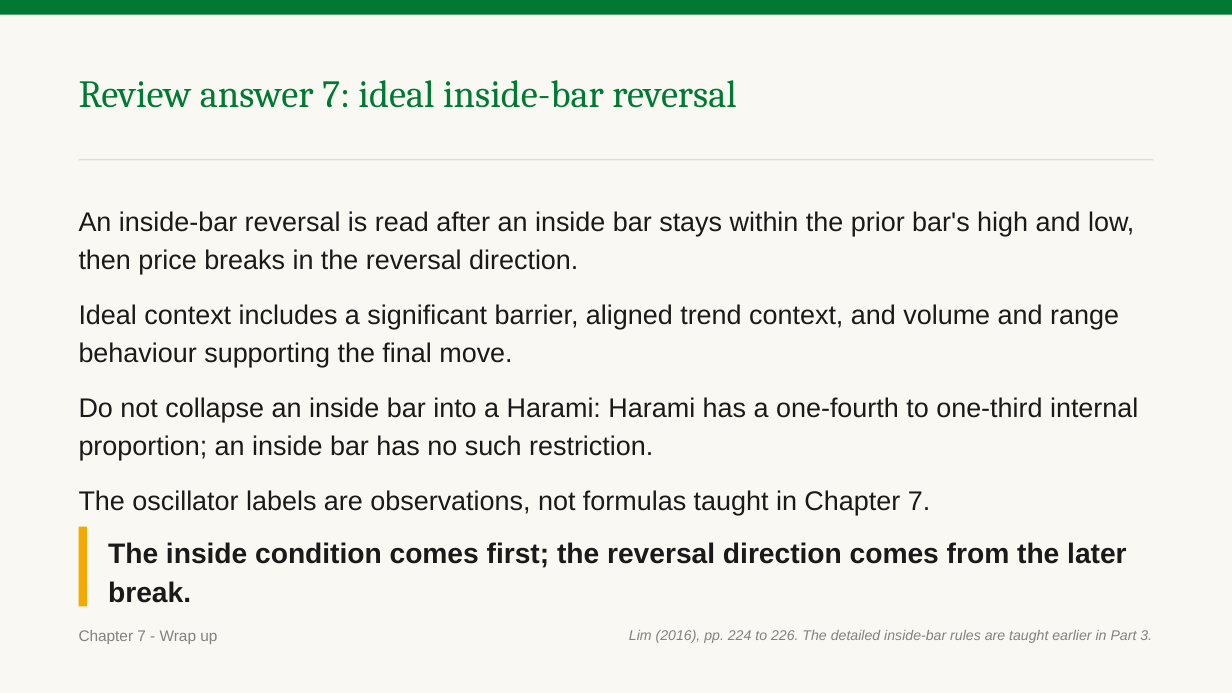
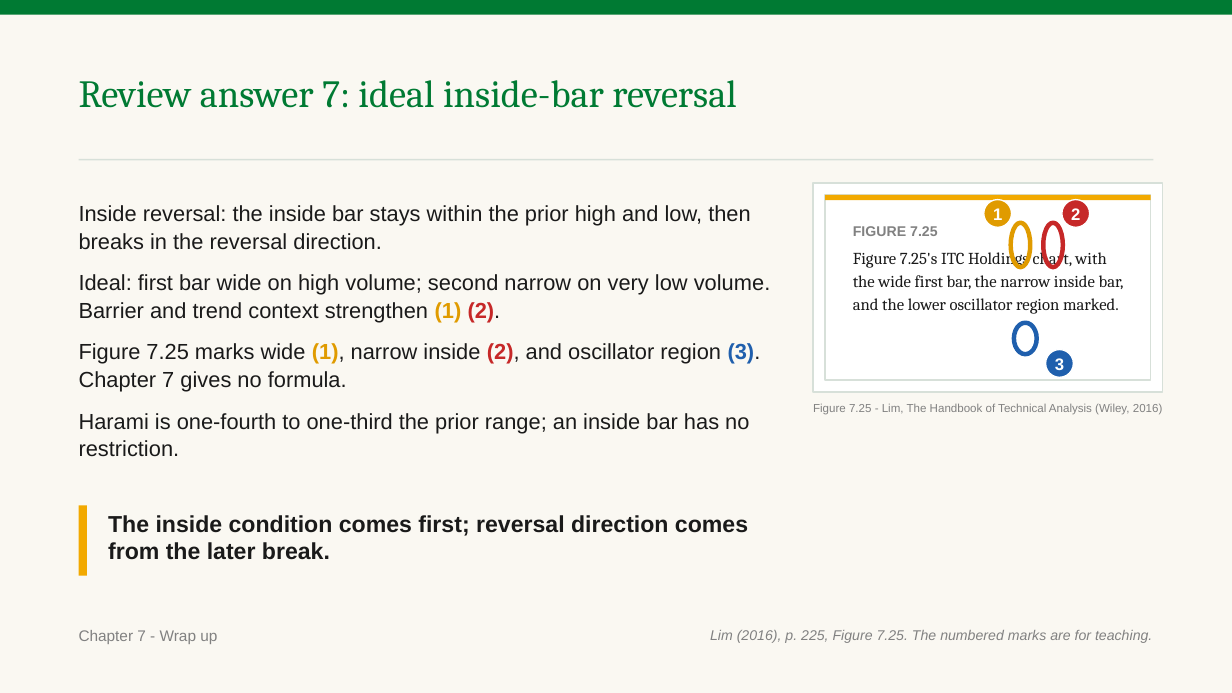
Before and after one commit to benjiesotelo-sudo/Telos_FIN1209, a slide deck: slide 33 of chapter-07/FIN1209-Chapter-07.pptx. Drawn at 1232x693 pixels with LibreOffice and Linux fonts; fonts in the diff are those of the drawing. Boxes give left, top, right and bottom in pixels: in the first picture for what was removed or moved away, otherwise in the second. Text is boxed around its words. In the diff, an @@ line names an element or a change of style, - is before the commit and + after.

Commit message:
Fix Chapter 7 breakout range reader findings

```diff
--- a/chapter-07/FIN1209-Chapter-07.pptx
+++ b/chapter-07/FIN1209-Chapter-07.pptx
@@ text at [79,205,771,457]: text changed; size 21 to 17 pt @@
-An inside-bar reversal is read after an inside bar stays within the prior bar's high and low, then price breaks in the reversal direction.
-Ideal context includes a significant barrier, aligned trend context, and volume and range behaviour supporting the final move.
-Do not collapse an inside bar into a Harami: Harami has a one-fourth to one-third internal proportion; an inside bar has no such restriction.
-The oscillator labels are observations, not formulas taught in Chapter 7.
+Inside reversal: the inside bar stays within the prior high and low, then breaks in the reversal direction.
+Ideal: first bar wide on high volume; second narrow on very low volume. Barrier and trend context strengthen (1) (2).
+Figure 7.25 marks wide (1), narrow inside (2), and oscillator region (3). Chapter 7 gives no formula.
+Harami is one-fourth to one-third the prior range; an inside bar has no restriction.
@@ rectangle added at [813,183,1163,392], fill #FFFFFF, outline #D7E0D9 1 pt @@
@@ rectangle added at [825,195,1151,380], fill #FFFFFF, outline #D7E0D9 1 pt @@
@@ rectangle added at [825,195,1151,201], fill #F2A900 @@
@@ ellipse added at [984,200,1012,227], fill #E09B00, outline #FFFFFF 1 pt, 13 pt, text #FFFFFF, bold @@
+1
@@ ellipse added at [1062,200,1090,227], fill #C62828, outline #FFFFFF 1 pt, 13 pt, text #FFFFFF, bold @@
+2
@@ text added at [853,226,1124,314], 13 pt, text #1A1A1A @@
+FIGURE 7.25
+Figure 7.25's ITC Holdings chart, with the wide first bar, the narrow inside bar, and the lower oscillator region marked.
@@ ellipse added at [1011,223,1031,267], outline #E09B00 3.5 pt @@
@@ ellipse added at [1043,223,1063,267], outline #C62828 3.5 pt @@
@@ ellipse added at [1014,323,1037,354], outline #1F5FAD 3.5 pt @@
@@ ellipse added at [1046,349,1074,377], fill #1F5FAD, outline #FFFFFF 1 pt, 13 pt, text #FFFFFF, bold @@
+3
@@ text added at [813,403,1163,415], 9 pt, text #818181 @@
+Figure 7.25 - Lim, The Handbook of Technical Analysis (Wiley, 2016)
@@ rectangle: place and size @@
-rectangle at [79,527,87,606]
+rectangle at [79,506,87,576]
@@ text at [108,515,748,560]: text changed; size 22 to 18 pt @@
-The inside condition comes first; the reversal direction comes from the later break.
+The inside condition comes first; reversal direction comes from the later break.
@@ text at [710,630,1152,643]: text changed @@
-Lim (2016), pp. 224 to 226. The detailed inside-bar rules are taught earlier in Part 3.
+Lim (2016), p. 225, Figure 7.25. The numbered marks are for teaching.
```
Also in this commit, not shown: 16 other slides changed, 1 slide added, 1 slide removed, 2 other files.
